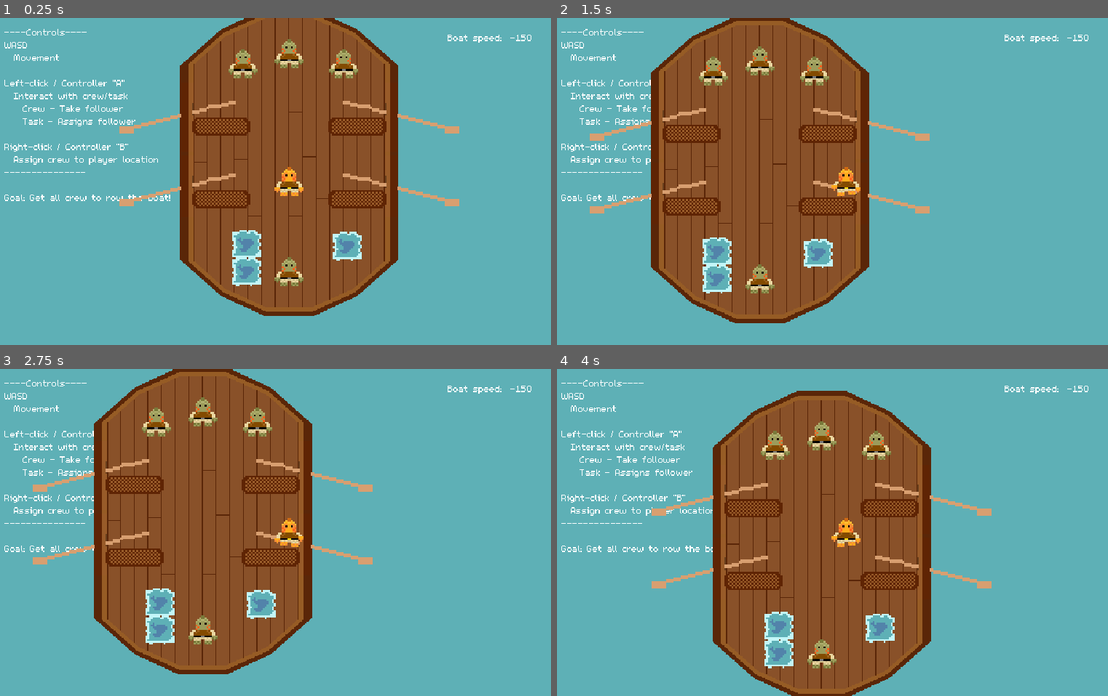
Above: before the commit, frames 1-4 (two rows, left to right).
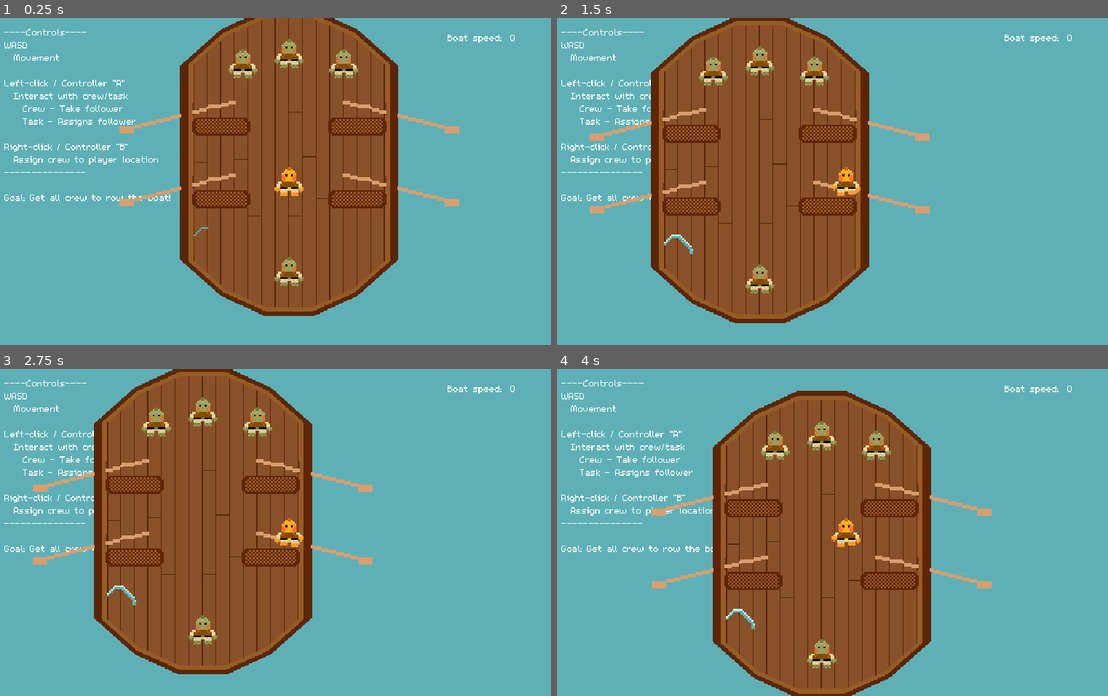
Above: after the commit, the same moments.

Repository: Splashy-Inc/splish-splashisson
Game: Godot game, scene res://Scenes/playground.tscn
The game is run twice, just before and just after one commit, with the same random seed, the same clock (stepped at 60 frames per second) and the same inputs.
Inputs:
- Up to frame 1 (0.25 s): no input
- Up to frame 2 (1.5 s): hold D (right) 0.53-1.28 s; hold I (interact) 0.53-1.28 s; hold S (down) from 1.28 s (still down); tap O (location) at 1.35 s
- Up to frame 3 (2.75 s): release S (down) at 2.03 s; hold D (right) from 2.03 s (still down); hold I (interact) from 2.03 s (still down)
- Up to frame 4 (4 s): release D (right) at 2.78 s; release I (interact) at 2.78 s; hold W (up) 2.78-3.53 s; tap O (location) at 2.85 s; tap Enter at 3.5 s; hold A (left) from 3.53 s (still down); hold I (interact) from 3.53 s (still down)

The runs differ from the first frame. In frame 1, 1.3% of the frame differs, in the area x 35-97%, y 5-82%; in frame 2, 1.3%, in the area x 19-97%, y 5-85%; in frame 3, 1.3%; in frame 4, 1.3%.

Commit message:
Add animated leak with state machine

Diff:
--- /dev/null
+++ b/Scenes/leak.tscn
@@ -0,0 +1,261 @@
+[gd_scene load_steps=24 format=3 uid="uid://c4xec2ylsa6d7"]
+
+[ext_resource type="Texture2D" uid="uid://u8r6eec7wpgv" path="res://Art/Leak/LeakH.png" id="1_unkym"]
+[ext_resource type="Texture2D" uid="uid://djseaj8ncqp0d" path="res://Art/Leak/LeakL.png" id="2_5105n"]
+[ext_resource type="Texture2D" uid="uid://e5k5iq6yaver" path="res://Art/Leak/LeakG.png" id="3_fe2xs"]
+[ext_resource type="Texture2D" uid="uid://cghrfhbx6j0nv" path="res://Art/Leak/LeakF.png" id="4_ae6kl"]
+[ext_resource type="Texture2D" uid="uid://bkccbd8ak0tcm" path="res://Art/Leak/LeakE.png" id="5_df2nu"]
+[ext_resource type="Texture2D" uid="uid://b2favd7wgeyi2" path="res://Art/Leak/LeakD.png" id="6_8b1nt"]
+[ext_resource type="Texture2D" uid="uid://bhjgutwp72jnh" path="res://Art/Leak/LeakC.png" id="7_ut3nk"]
+[ext_resource type="Texture2D" uid="uid://cbfyvldqkv6xf" path="res://Art/Leak/LeakB.png" id="8_4dheh"]
+[ext_resource type="Texture2D" uid="uid://bcw2nn1y7uuup" path="res://Art/Leak/LeakA.png" id="9_j3e5d"]
+
+[sub_resource type="SpriteFrames" id="SpriteFrames_kn724"]
+animations = [{
+"frames": [{
+"duration": 1.0,
+"texture": ExtResource("2_5105n")
+}, {
+"duration": 1.0,
+"texture": ExtResource("1_unkym")
+}],
+"loop": true,
+"name": &"active",
+"speed": 5.0
+}, {
+"frames": [{
+"duration": 1.0,
+"texture": ExtResource("1_unkym")
+}, {
+"duration": 1.0,
+"texture": ExtResource("3_fe2xs")
+}, {
+"duration": 1.0,
+"texture": ExtResource("4_ae6kl")
+}, {
+"duration": 1.0,
+"texture": ExtResource("5_df2nu")
+}, {
+"duration": 1.0,
+"texture": ExtResource("6_8b1nt")
+}, {
+"duration": 1.0,
+"texture": ExtResource("7_ut3nk")
+}, {
+"duration": 1.0,
+"texture": ExtResource("8_4dheh")
+}, {
+"duration": 1.0,
+"texture": ExtResource("9_j3e5d")
+}, {
+"duration": 1.0,
+"texture": null
+}],
+"loop": false,
+"name": &"end",
+"speed": 5.0
+}, {
+"frames": [{
+"duration": 1.0,
+"texture": ExtResource("9_j3e5d")
+}, {
+"duration": 1.0,
+"texture": ExtResource("8_4dheh")
+}, {
+"duration": 1.0,
+"texture": ExtResource("7_ut3nk")
+}, {
+"duration": 1.0,
+"texture": ExtResource("6_8b1nt")
+}, {
+"duration": 1.0,
+"texture": ExtResource("5_df2nu")
+}, {
+"duration": 1.0,
+"texture": ExtResource("4_ae6kl")
+}, {
+"duration": 1.0,
+"texture": ExtResource("3_fe2xs")
+}, {
+"duration": 1.0,
+"texture": ExtResource("1_unkym")
+}],
+"loop": false,
+"name": &"start",
+"speed": 5.0
+}]
+
+[sub_resource type="Animation" id="Animation_6p51l"]
+resource_name = "start"
+length = 1.60002
+step = 0.2
+tracks/0/type = "value"
+tracks/0/imported = false
+tracks/0/enabled = true
+tracks/0/path = NodePath("AnimatedSprite2D:animation")
+tracks/0/interp = 1
+tracks/0/loop_wrap = true
+tracks/0/keys = {
+"times": PackedFloat32Array(0),
+"transitions": PackedFloat32Array(1),
+"update": 1,
+"values": [&"start"]
+}
+tracks/1/type = "value"
+tracks/1/imported = false
+tracks/1/enabled = true
+tracks/1/path = NodePath("AnimatedSprite2D:frame")
+tracks/1/interp = 1
+tracks/1/loop_wrap = true
+tracks/1/keys = {
+"times": PackedFloat32Array(0, 0.2, 0.4, 0.6, 0.8, 1, 1.2, 1.4),
+"transitions": PackedFloat32Array(1, 1, 1, 1, 1, 1, 1, 1),
+"update": 1,
+"values": [0, 1, 2, 3, 4, 5, 6, 7]
+}
+
+[sub_resource type="Animation" id="Animation_d11gk"]
+resource_name = "active"
+length = 0.40002
+loop_mode = 1
+step = 0.2
+tracks/0/type = "value"
+tracks/0/imported = false
+tracks/0/enabled = true
+tracks/0/path = NodePath("AnimatedSprite2D:animation")
+tracks/0/interp = 1
+tracks/0/loop_wrap = true
+tracks/0/keys = {
+"times": PackedFloat32Array(0),
+"transitions": PackedFloat32Array(1),
+"update": 1,
+"values": [&"active"]
+}
+tracks/1/type = "value"
+tracks/1/imported = false
+tracks/1/enabled = true
+tracks/1/path = NodePath("AnimatedSprite2D:frame")
+tracks/1/interp = 1
+tracks/1/loop_wrap = true
+tracks/1/keys = {
+"times": PackedFloat32Array(0, 0.2),
+"transitions": PackedFloat32Array(1, 1),
+"update": 1,
+"values": [0, 1]
+}
+
+[sub_resource type="Animation" id="Animation_udslj"]
+length = 0.001
+tracks/0/type = "value"
+tracks/0/imported = false
+tracks/0/enabled = true
+tracks/0/path = NodePath("AnimatedSprite2D:animation")
+tracks/0/interp = 1
+tracks/0/loop_wrap = true
+tracks/0/keys = {
+"times": PackedFloat32Array(0),
+"transitions": PackedFloat32Array(1),
+"update": 1,
+"values": [&"end"]
+}
+tracks/1/type = "value"
+tracks/1/imported = false
+tracks/1/enabled = true
+tracks/1/path = NodePath("AnimatedSprite2D:frame")
+tracks/1/interp = 1
+tracks/1/loop_wrap = true
+tracks/1/keys = {
+"times": PackedFloat32Array(0),
+"transitions": PackedFloat32Array(1),
+"update": 1,
+"values": [8]
+}
+
+[sub_resource type="Animation" id="Animation_ue7vv"]
+resource_name = "end"
+length = 1.60002
+step = 0.2
+tracks/0/type = "value"
+tracks/0/imported = false
+tracks/0/enabled = true
+tracks/0/path = NodePath("AnimatedSprite2D:animation")
+tracks/0/interp = 1
+tracks/0/loop_wrap = true
+tracks/0/keys = {
+"times": PackedFloat32Array(0),
+"transitions": PackedFloat32Array(1),
+"update": 1,
+"values": [&"end"]
+}
+tracks/1/type = "value"
+tracks/1/imported = false
+tracks/1/enabled = true
+tracks/1/path = NodePath("AnimatedSprite2D:frame")
+tracks/1/interp = 1
+tracks/1/loop_wrap = true
+tracks/1/keys = {
+"times": PackedFloat32Array(0, 0.2, 0.4, 0.6, 0.8, 1, 1.2, 1.4),
+"transitions": PackedFloat32Array(1, 1, 1, 1, 1, 1, 1, 1),
+"update": 1,
+"values": [0, 1, 2, 3, 4, 5, 6, 7]
+}
+
+[sub_resource type="AnimationLibrary" id="AnimationLibrary_y5cdd"]
+_data = {
+"RESET": SubResource("Animation_udslj"),
+"active": SubResource("Animation_d11gk"),
+"end": SubResource("Animation_ue7vv"),
+"start": SubResource("Animation_6p51l")
+}
+
+[sub_resource type="AnimationNodeAnimation" id="AnimationNodeAnimation_gm21h"]
+animation = &"active"
+
+[sub_resource type="AnimationNodeAnimation" id="AnimationNodeAnimation_e7l26"]
+animation = &"end"
+
+[sub_resource type="AnimationNodeAnimation" id="AnimationNodeAnimation_kfqgv"]
+animation = &"start"
+
+[sub_resource type="AnimationNodeStateMachineTransition" id="AnimationNodeStateMachineTransition_fyktv"]
+advance_mode = 2
+
+[sub_resource type="AnimationNodeStateMachineTransition" id="AnimationNodeStateMachineTransition_hdtsh"]
+switch_mode = 2
+advance_mode = 2
+
+[sub_resource type="AnimationNodeStateMachineTransition" id="AnimationNodeStateMachineTransition_tw351"]
+advance_mode = 2
+advance_condition = &"is_patched"
+
+[sub_resource type="AnimationNodeStateMachineTransition" id="AnimationNodeStateMachineTransition_vbovt"]
+switch_mode = 2
+advance_mode = 2
+
+[sub_resource type="AnimationNodeStateMachine" id="AnimationNodeStateMachine_thc46"]
+states/active/node = SubResource("AnimationNodeAnimation_gm21h")
+states/active/position = Vector2(503, 103)
+states/end/node = SubResource("AnimationNodeAnimation_e7l26")
+states/end/position = Vector2(673, 103)
+states/start/node = SubResource("AnimationNodeAnimation_kfqgv")
+states/start/position = Vector2(346, 100)
+transitions = ["Start", "start", SubResource("AnimationNodeStateMachineTransition_fyktv"), "start", "active", SubResource("AnimationNodeStateMachineTransition_hdtsh"), "active", "end", SubResource("AnimationNodeStateMachineTransition_tw351"), "end", "End", SubResource("AnimationNodeStateMachineTransition_vbovt")]
+
+[node name="Leak" type="Node2D"]
+
+[node name="AnimatedSprite2D" type="AnimatedSprite2D" parent="."]
+sprite_frames = SubResource("SpriteFrames_kn724")
+animation = &"end"
+frame = 8
+
+[node name="AnimationPlayer" type="AnimationPlayer" parent="."]
+libraries = {
+"": SubResource("AnimationLibrary_y5cdd")
+}
+autoplay = "active"
+
+[node name="AnimationTree" type="AnimationTree" parent="."]
+tree_root = SubResource("AnimationNodeStateMachine_thc46")
+advance_expression_base_node = NodePath("../AnimationPlayer")
+anim_player = NodePath("../AnimationPlayer")
+parameters/conditions/is_patched = false
--- a/Scenes/playground.tscn
+++ b/Scenes/playground.tscn
@@ -6,7 +6,7 @@
 [ext_resource type="PackedScene" uid="uid://je3j0pd8ickv" path="res://Scenes/splish.tscn" id="1_vcfar"]
 [ext_resource type="Script" path="res://Scenes/game_camera.gd" id="2_gusxx"]
 [ext_resource type="PackedScene" uid="uid://ptto4146phwg" path="res://Scenes/boat.tscn" id="2_twya3"]
-[ext_resource type="PackedScene" uid="uid://b3860lvbbt8q5" path="res://Scenes/puddle.tscn" id="7_qljs6"]
+[ext_resource type="PackedScene" uid="uid://c4xec2ylsa6d7" path="res://Scenes/leak.tscn" id="7_vcuby"]
 
 [sub_resource type="LabelSettings" id="LabelSettings_qe181"]
 line_spacing = 1.0
@@ -81,13 +81,7 @@
 
 [node name="Obstacles" type="Node" parent="."]
 
-[node name="Puddle" parent="Obstacles" instance=ExtResource("7_qljs6")]
-position = Vector2(273, 270)
-
-[node name="Puddle2" parent="Obstacles" instance=ExtResource("7_qljs6")]
-position = Vector2(384, 272)
-
-[node name="Puddle3" parent="Obstacles" instance=ExtResource("7_qljs6")]
-position = Vector2(273, 300)
+[node name="Leak" parent="Obstacles" instance=ExtResource("7_vcuby")]
+position = Vector2(231, 257)
 
 [connection signal="ready" from="Boat" to="." method="_on_boat_ready"]
